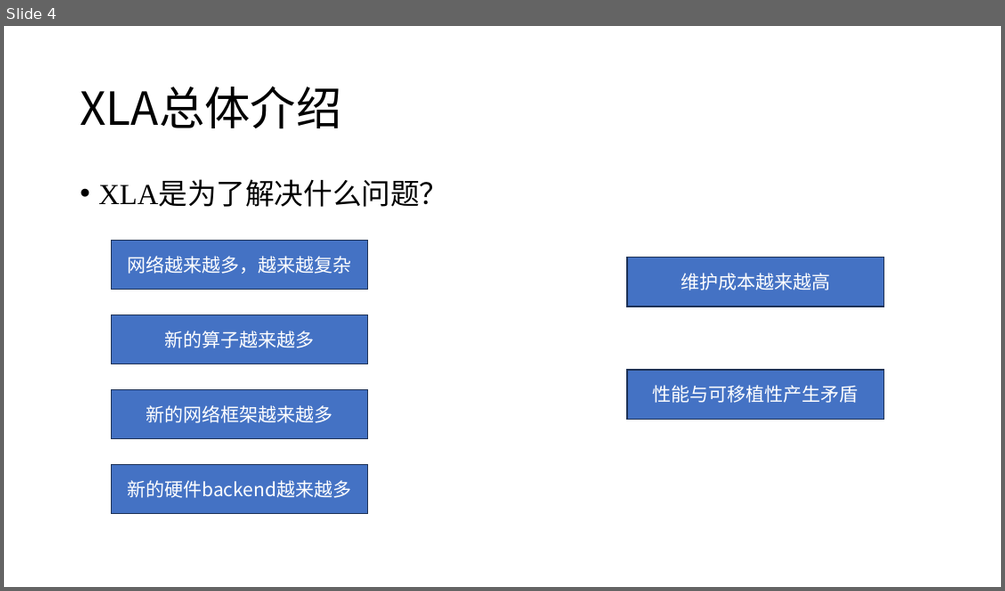
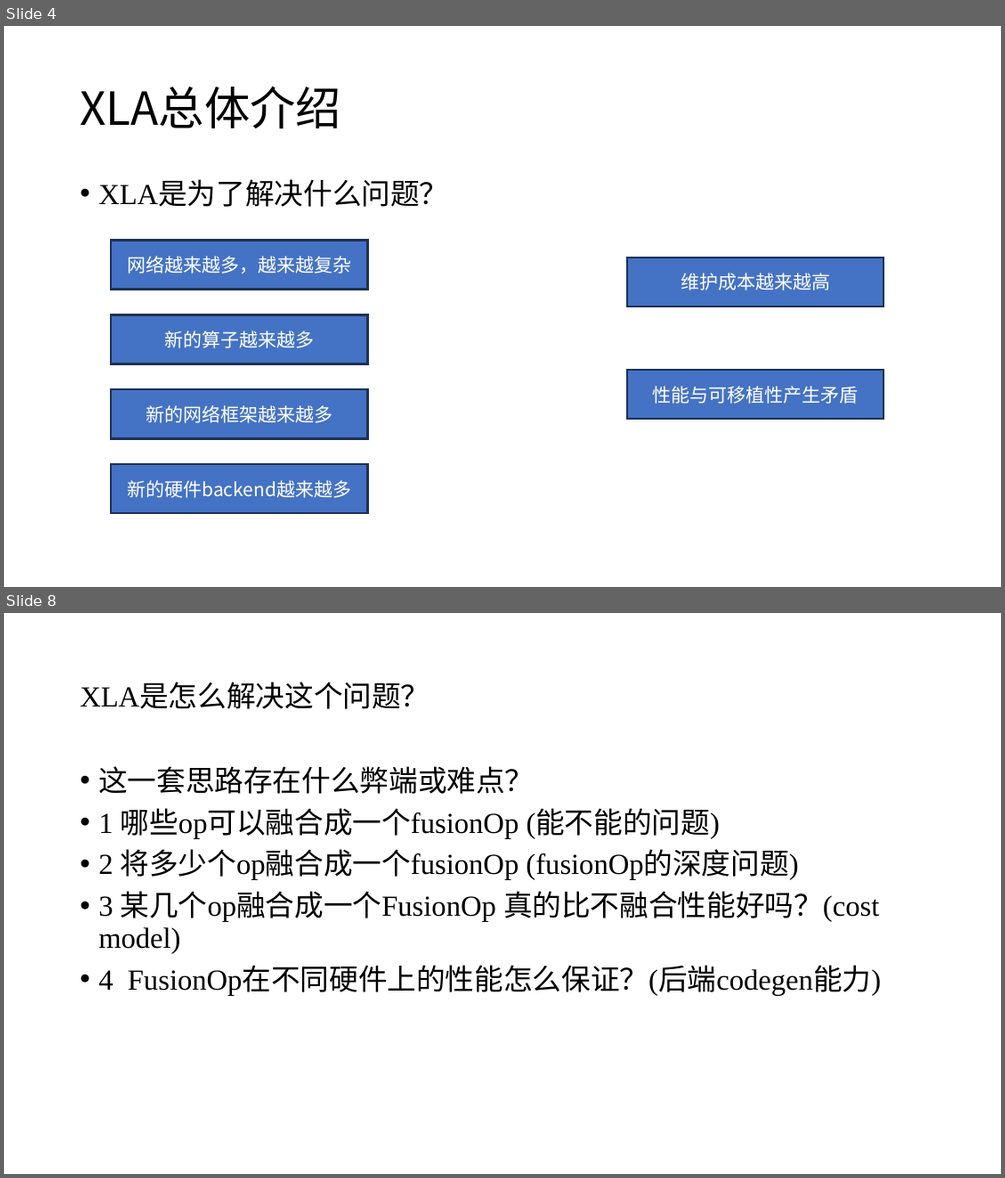
Before and after one commit to EchoWangHF/Blogs, a slide deck: xla/xla简介.pptx. Shown one above the other, each under a label of ours: slide 4 before the commit, slides 4 and 8 after it; the slides between them are not shown. The pictures are 1005x591 and 1005x1178 pixels, drawn with LibreOffice and Linux fonts; fonts in the diff are those of the drawing. Boxes give left, top, right and bottom in pixels: in the first picture for what was removed or moved away, otherwise in the second. Text is boxed around its words. In the diff, an @@ line names an element or a change of style, - is before the commit and + after.

```diff
--- a/xla/xla简介.pptx
+++ b/xla/xla简介.pptx
@@ slide 8 added at (4,613,1001,1174), background #FFFFFF @@
@@ text added at (80,683,429,709), 28 pt, text #000000 @@
+XLA是怎么解决这个问题？
@@ text added at (98,766,881,995), 28 pt, text #000000 @@
+• 这一套思路存在什么弊端或难点？
+• 1 哪些op可以融合成一个fusionOp (能不能的问题)
+• 2 将多少个op融合成一个fusionOp (fusionOp的深度问题)
+• 3 某几个op融合成一个FusionOp 真的比不融合性能好吗？(cost model)
+• 4 FusionOp在不同硬件上的性能怎么保证？(后端codegen能力)
```
Also in this commit, not shown: 1 other slide changed, 23 other slides added, 1 slide removed.
